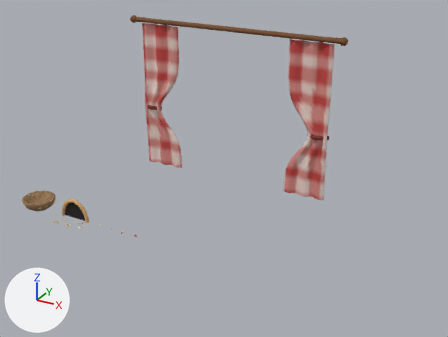
The Blender file blender/hut_kit.blend as it was, and as the next commit left it.
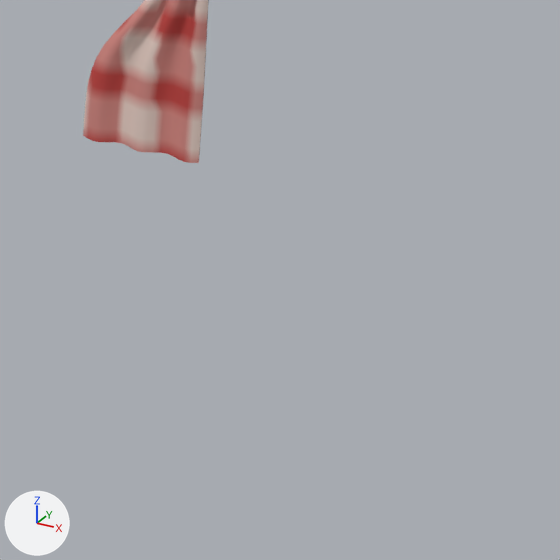
There are two pictures of each version: one from a camera (50 mm lens) standing at (764.7, 51.8, 106.5) and looking at (688.5, 190.4, 37.3), one close up on the part from 57% to 100% of the width and 43% to 100% of the height. Every picture has the same lights, and +X, +Y and +Z are marked at lower left. The first two pictures are the older version.

The older version as bpy lines, for what is in view:
```python
me_hut_curtains = bpy.data.meshes.new('Hut_Curtains')
me_hut_curtains.from_pydata(...)  # 2516 vertices, 2300 faces; spans x -32.6..32.6, y -3.1..0.4, z 30.0..75.1
me_hut_curtains.polygons.foreach_set('use_smooth', [True] * 2300)
me_hut_curtains.materials.append(mat_vertexcolor)
ob_hut_curtains = bpy.data.objects.new('Hut_Curtains', me_hut_curtains)
ob_hut_curtains.location = (685.8, 200.0, 0.0)
```
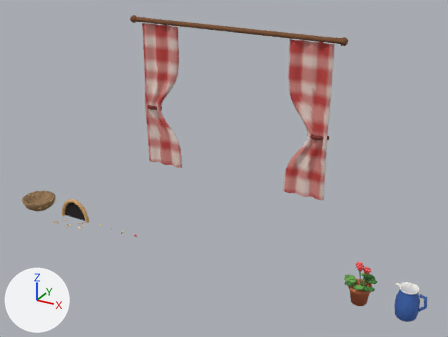
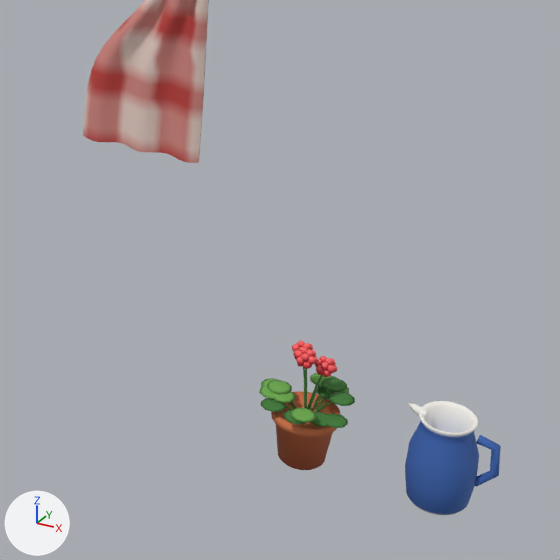
Changed parts and their boxes (x1, y1, x2, y2) in the close-ups (560 x 560 px):
'Hut_Pitcher', added (blue)
    after: (405, 401, 501, 515)
'Hut_Plant', added
    after: (259, 341, 355, 470)

Diff of the bpy script that builds the scene:
```diff
--- a/blender/hut_kit.blend.py
+++ b/blender/hut_kit.blend.py
@@ me_hut_pitcher @@
+me_hut_pitcher.from_pydata(...)  # 331 vertices, 348 faces; spans x -3.9..5.23, y -3.3..3.3, z 0.0..9.62
+me_hut_pitcher.polygons.foreach_set('use_smooth', [True] * 348)
+me_hut_pitcher.materials.append(mat_vertexcolor)
@@ me_hut_plant @@
+me_hut_plant.from_pydata(...)  # 1750 vertices, 1992 faces; spans x -5.02..4.56, y -5.02..5.28, z 0.0..13.3
+me_hut_plant.polygons.foreach_set('use_smooth', [True] * 1992)
+me_hut_plant.materials.append(mat_vertexcolor)
@@ ob_hut_pitcher @@
+ob_hut_pitcher = bpy.data.objects.new('Hut_Pitcher', me_hut_pitcher)
+ob_hut_pitcher.location = (740.6, 200.0, 0.0)
@@ ob_hut_plant @@
+ob_hut_plant = bpy.data.objects.new('Hut_Plant', me_hut_plant)
+ob_hut_plant.location = (727.2, 200.0, 0.0)
```
